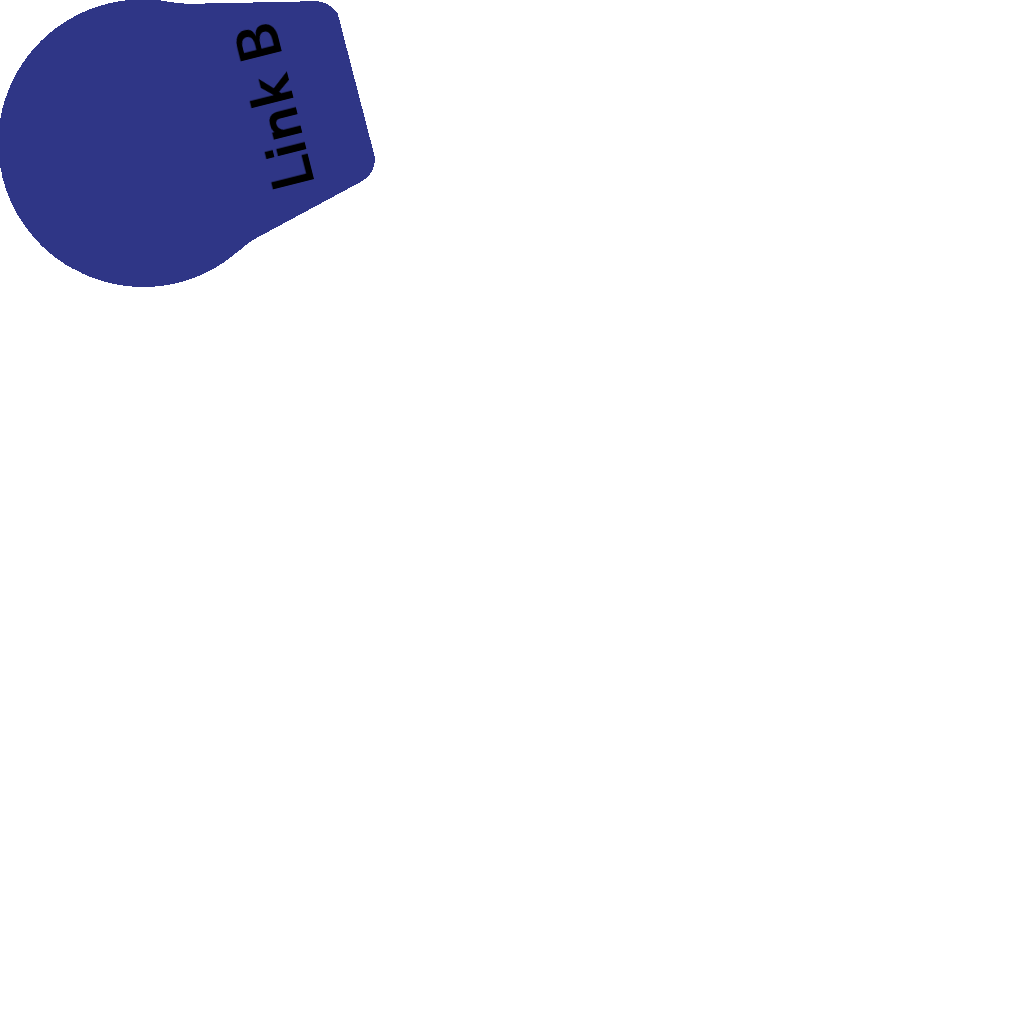
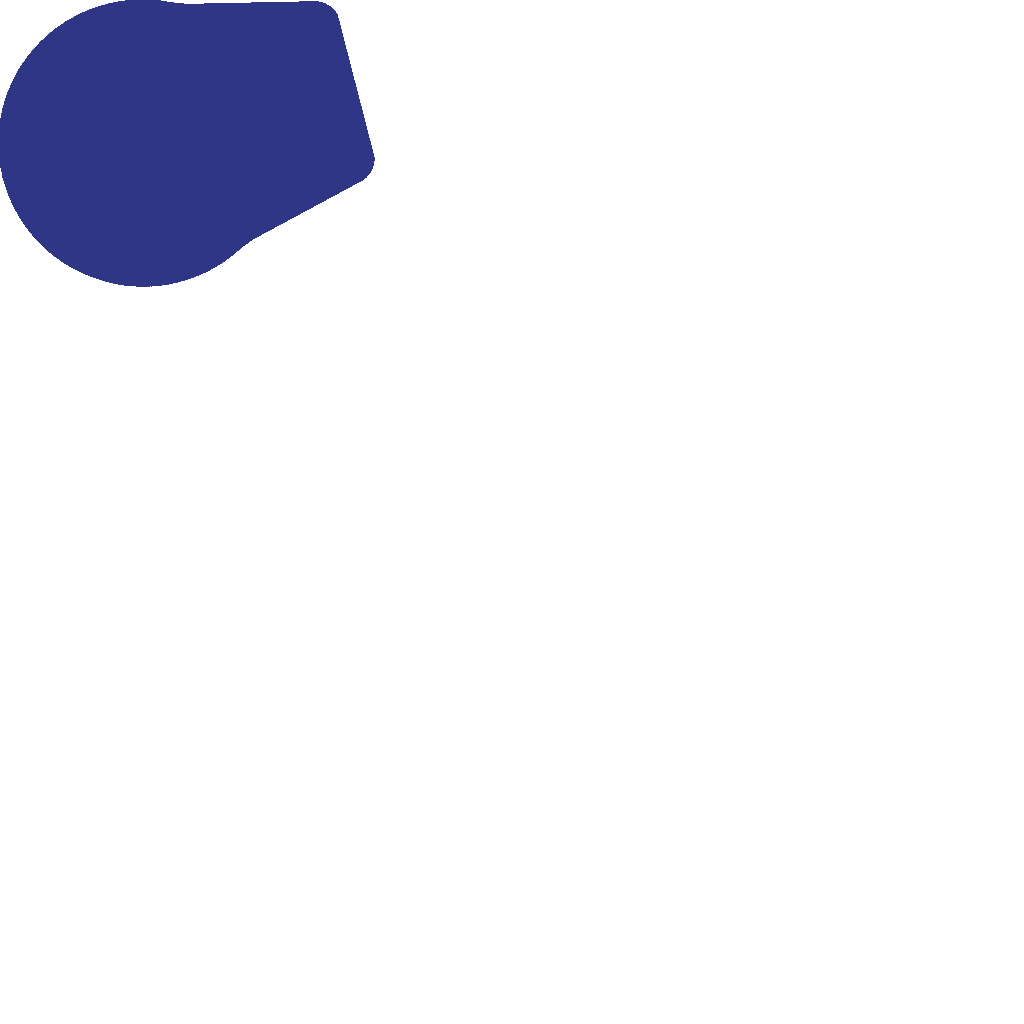
Layers edited between the first and the second 1024x1024 image:
removed layer "Link B" over 236, 23, 314, 190
added layer "icons" above "背景" over 5, 1, 375, 287
renamed "link_b_wire.png" to "背景", painted on it over 5, 1, 375, 287
